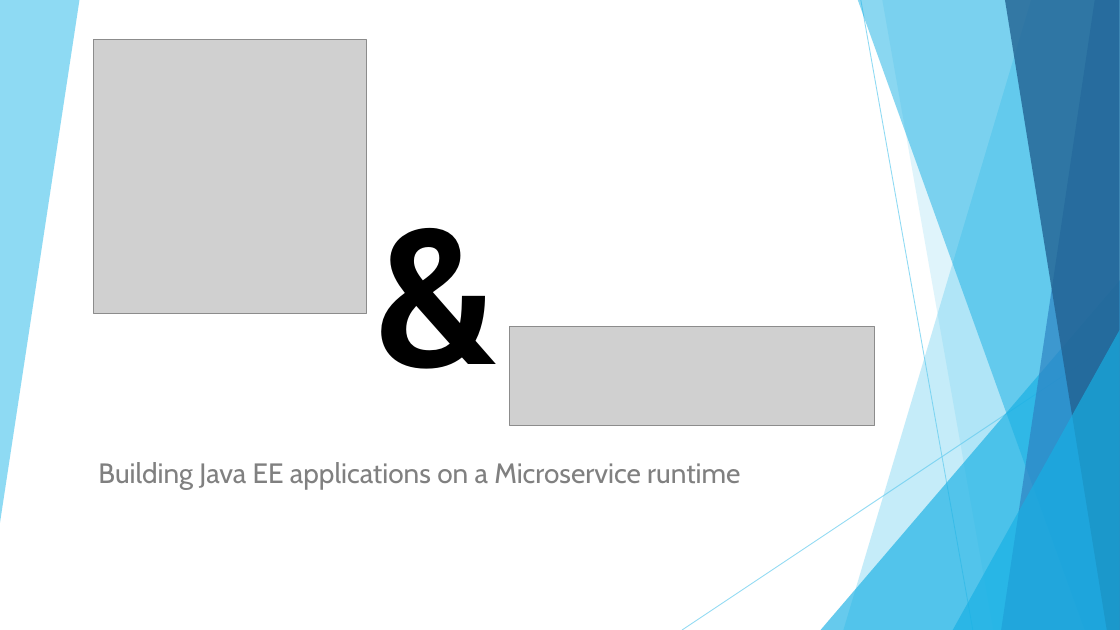
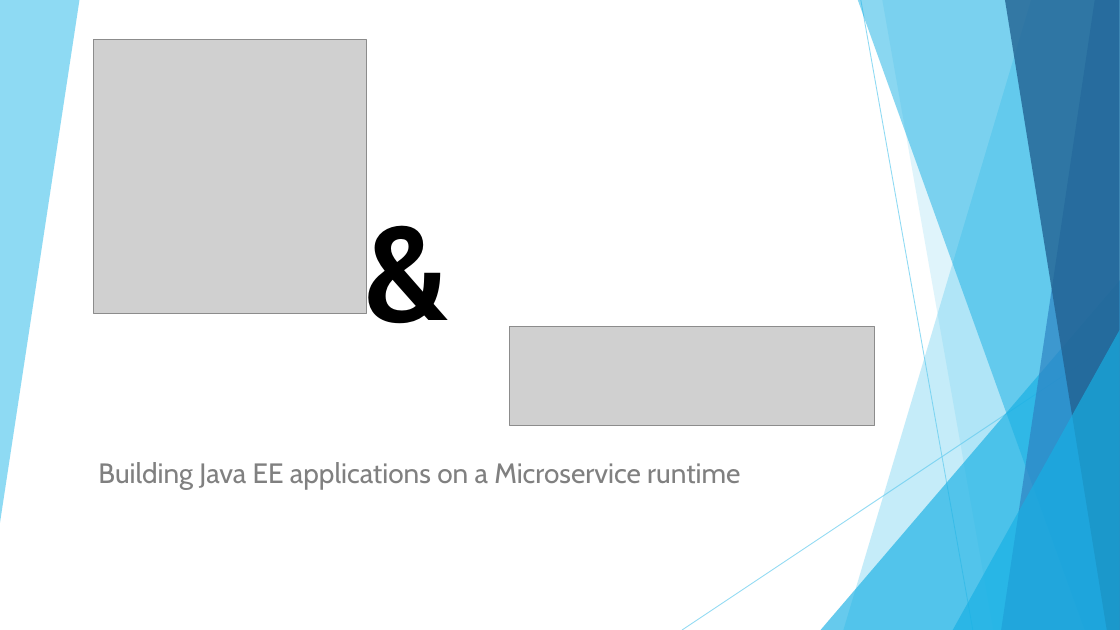
Before and after one commit to johnament/bootee, a slide deck: slide 10 of BootEE.pptx. Drawn at 1120x630 pixels with LibreOffice and Linux fonts; fonts in the diff are those of the drawing; grey boxes stand for pictures. Boxes give left, top, right and bottom in pixels: in the first picture for what was removed or moved away, otherwise in the second. Text is boxed around its words. In the diff, an @@ line names an element or a change of style, - is before the commit and + after.

Commit message:
Finished up presentation.

```diff
--- a/BootEE.pptx
+++ b/BootEE.pptx
@@ text "&" moved from (x1=367, y1=167, x2=472, y2=410) to (x1=355, y1=182, x2=460, y2=354) @@
@@ text "&" at (x1=355, y1=182, x2=460, y2=354): size 166 to 115 pt @@
```
